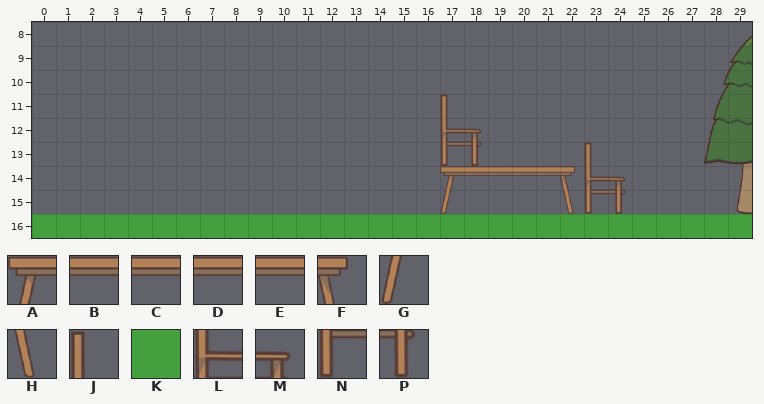
Tiled map (JSON): public/assets/Tiled/Nivel_1.json. The picture above was drawn from the file before the commit.
Cells are 64x64 px. Shown: x 0..29, y 8..16.
Key: from "Atlas": A 0, B 1, C 2, D 3, E 4, F 5, G 11, H 16, J 22, K 25, L 33, M 34, N 44, P 45.
_ is an empty cell.
Layer "Nivel1" before, first column x 8:
 8 ____________________
 9 ____________________
10 ____________________
11 _________J__________
12 _________LM_________
13 _________NP____J____
14 _________ABCDEFLM___
15 _________G____HNP___
16 KKKKKKKKKKKKKKKKKKKK
Once edited:
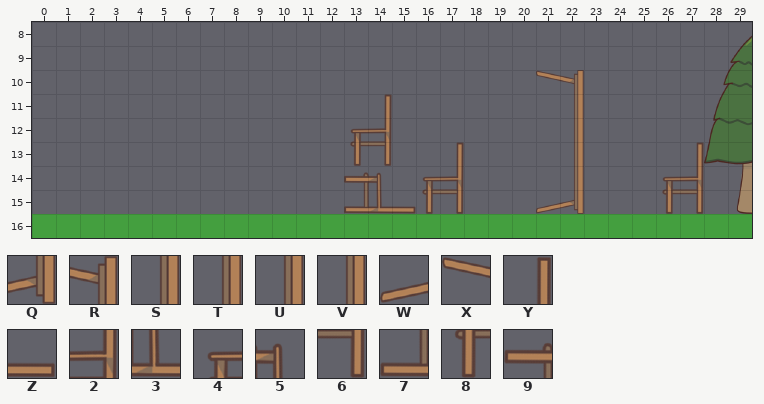
Further tiles: from "Atlas": Q 0 flipped on the other diagonal, R 0 turned 90, S 1 flipped on the other diagonal, T 1 turned 90, U 2 flipped on the other diagonal, V 2 turned 90, W 11 flipped on the other diagonal, X 11 turned 90, Y 22 flipped left-right, Z 22 flipped on the other diagonal, 2 33 flipped left-right, 3 33 flipped on the other diagonal, 4 34 flipped left-right, 5 34 flipped on the other diagonal, 6 44 flipped left-right, 7 44 flipped on the other diagonal, 8 45 flipped left-right, 9 45 flipped on the other diagonal.
Tiles of an added or newly shown layer are drawn over the layers below it.
What changed:
Changed rows in their new state; . is an unchanged cell.
Layer "Nivel1" (now hidden):
first column x 17:
11 _.......
12 __......
13 __...._.
14 ________
15 _....___
Layer "Nivel2" (added):
first column x 13:
10 ........XR.....
11 .Y.......T.....
12 42.......V.....
13 86..Y....U....Y
14 95.42....S...42
15 73Z86...WQ...86
Where, in picture pixels (left, top, right, bottom), the same in both pictures:
changed: (344, 70, 626, 214)
added: (662, 142, 704, 214)
